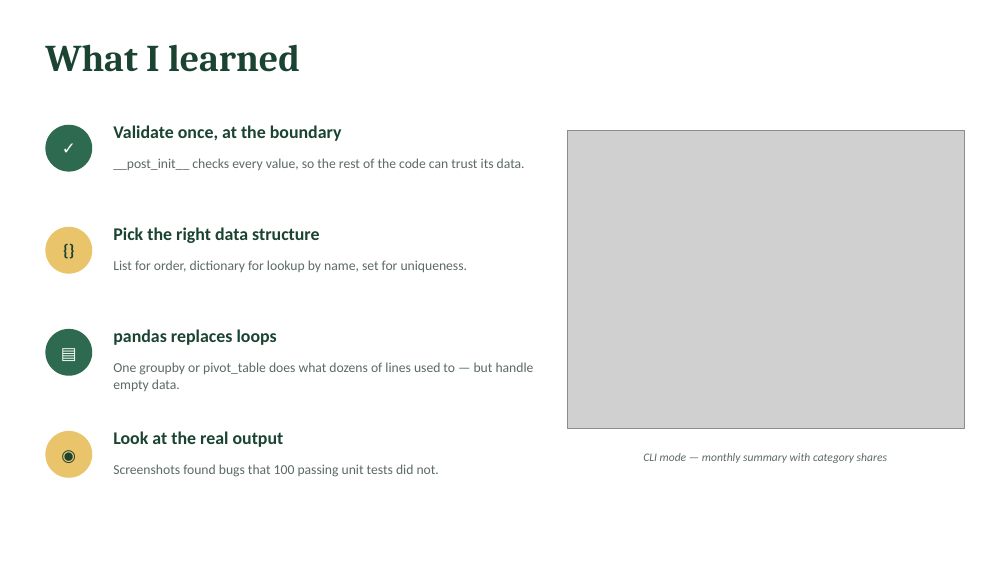
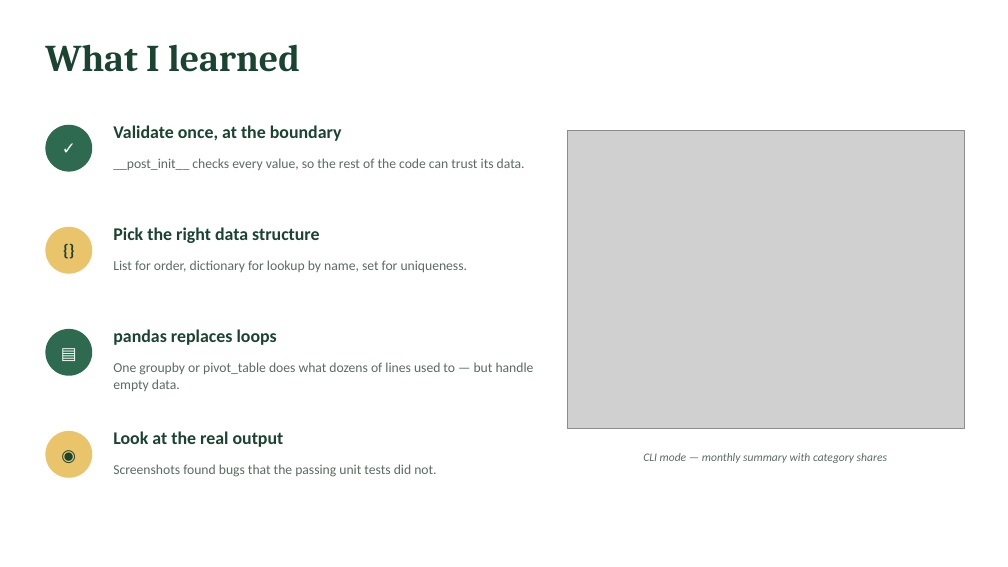
Before and after one commit to 14juanito/Personal-finance-tracker, a slide deck: slide 7 of deliverables/Demo_Slides.pptx. Drawn at 1008x567 pixels with LibreOffice and Linux fonts; fonts in the diff are those of the drawing; grey boxes stand for pictures. Boxes give left, top, right and bottom in pixels: in the first picture for what was removed or moved away, otherwise in the second. Text is boxed around its words. In the diff, an @@ line names an element or a change of style, - is before the commit and + after.

```diff
--- a/deliverables/Demo_Slides.pptx
+++ b/deliverables/Demo_Slides.pptx
@@ text at box(113, 464, 436, 477): text changed @@
-Screenshots found bugs that 100 passing unit tests did not.
+Screenshots found bugs that the passing unit tests did not.
```
Also in this commit, not shown: 2 other slides changed, 7 other files.
